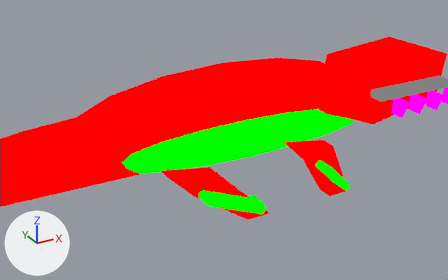
Two versions of the Blender file assets-source/blender/motion/mosasaurus-walk.blend, one commit apart.
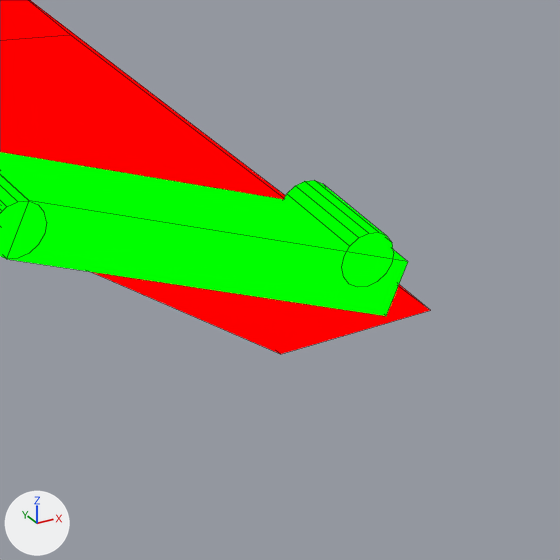
Each version is shown from a 50 mm lens placed at (28.9, -61.3, 38.2), pointed at (60.4, -4.1, 9.5), then close up on the part from 46% to 64% of the width and 60% to 89% of the height. Lighting does not change. The marker at lower left points along +X, +Y and +Z. The first two pictures are the older version. Both versions are drawn at full value of the shape key 'walk_07' of 'DinoTycoon_Motion_mosasaurus_walk_paddle_edge0_tip'; the numbers are the values there. The close-ups show mesh edges as thin lines.

In view in the first close-up: 'DinoTycoon_Motion_mosasaurus_walk_near_paddle0', 'DinoTycoon_Motion_mosasaurus_walk_paddle_edge0_0', 'DinoTycoon_Motion_mosasaurus_walk_paddle_edge0_joint_0', 'DinoTycoon_Motion_mosasaurus_walk_paddle_edge0_tip'.
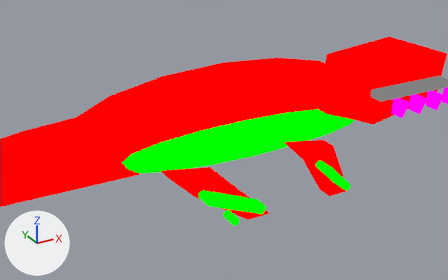
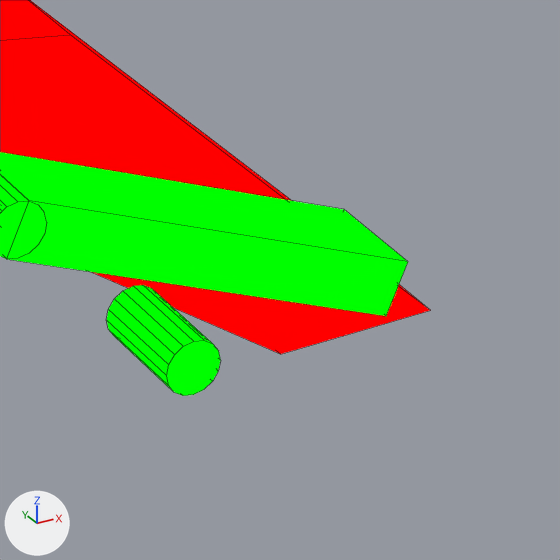
Changed parts and their boxes [x1, y1, x2, y2] in the close-ups (560 x 560 px):
'DinoTycoon_Motion_mosasaurus_walk_paddle_edge0_tip', moved
    before: [284, 180, 394, 287]
    after: [107, 285, 221, 396]

What the commit changed:
me_dinotycoon_motion_mosasaurus_walk_sample_paddle_edge0_tip is used by ob_dinotycoon_motion_mosasaurus_walk_paddle_edge0_tip; location (0.0, 0.0, 0.0).
me_dinotycoon_motion_mosasaurus_walk_sample_paddle_edge0_tip had 32 vertices, 18 faces and spanned x 61.91..62.91, y -9.0..-7.0, z 2.21..3.21.
me_dinotycoon_motion_mosasaurus_walk_sample_paddle_edge0_tip now has 32 vertices, 18 faces and spans x 58.65..59.65, y -9.0..-7.0, z 1.12..2.12.
me_dinotycoon_motion_mosasaurus_walk_sample_paddle_edge0_tip part 1: the whole mesh is moved by (-3.26, 0.0, -1.09).
